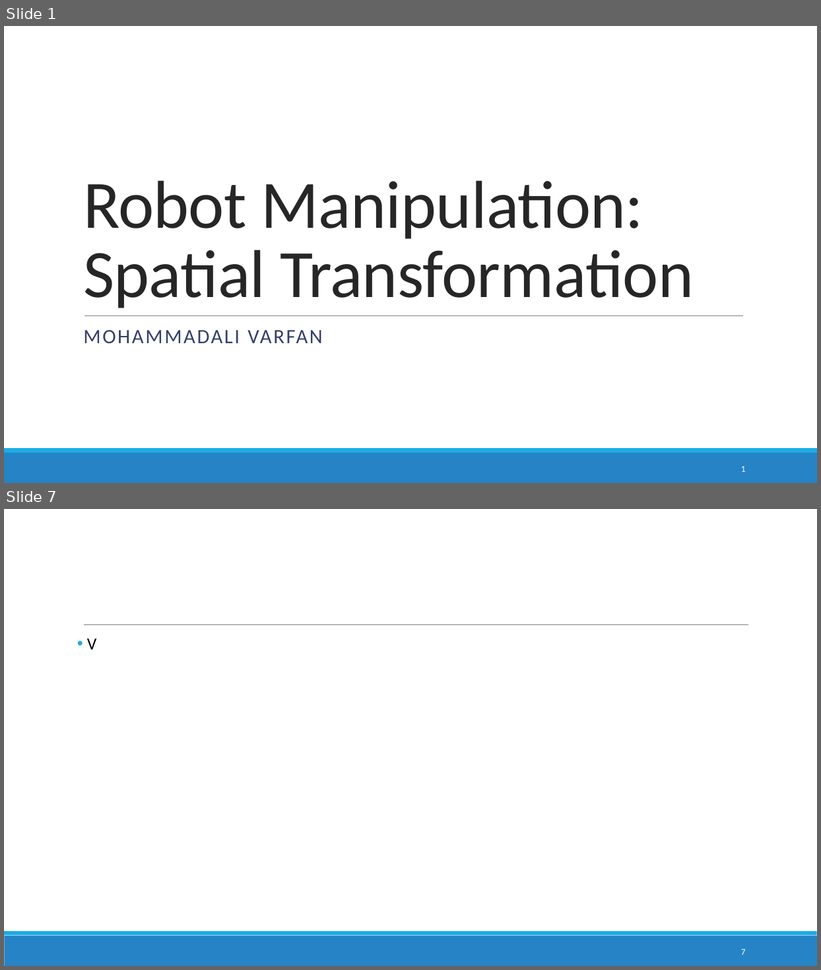
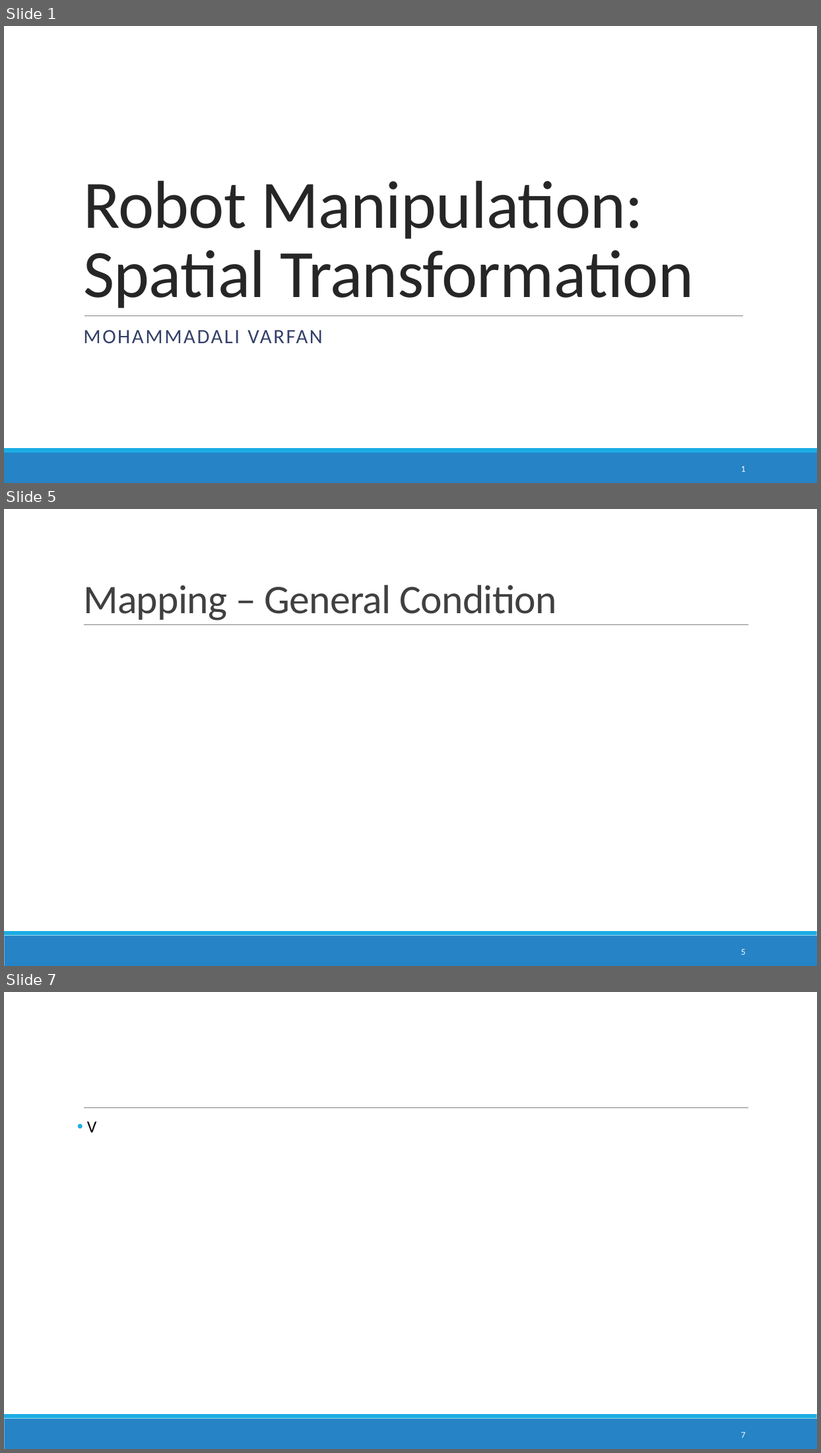
Before and after one commit to avarf/robot_Manipulation, a slide deck: presentations/1/slides_presentation.pptx. Shown one above the other, each under a label of ours: slides 1 and 7 before the commit, slides 1, 5 and 7 after it; the slides between them are not shown. The pictures are 821x970 and 821x1453 pixels, drawn with LibreOffice and Linux fonts; fonts in the diff are those of the drawing; grey boxes stand for pictures. Boxes give left, top, right and bottom in pixels: in the first picture for what was removed or moved away, otherwise in the second. Text is boxed around its words. In the diff, an @@ line names an element or a change of style, - is before the commit and + after.

```diff
--- a/presentations/1/slides_presentation.pptx
+++ b/presentations/1/slides_presentation.pptx
@@ slide 5 added at <box>4,509,817,966</box>, background #FFFFFF; not listed: 3 template elements that a slide beside it also shows @@
@@ title added at <box>83,585,558,621</box>, 48 pt, text #404040 @@
+Mapping – General Condition
@@ page number added at <box>741,949,746,955</box>, 10.5 pt, text #FFFFFF @@
+5
```
Also in this commit, not shown: 1 slide changed, 3 other slides added, 4 slides removed, 1 other file.
